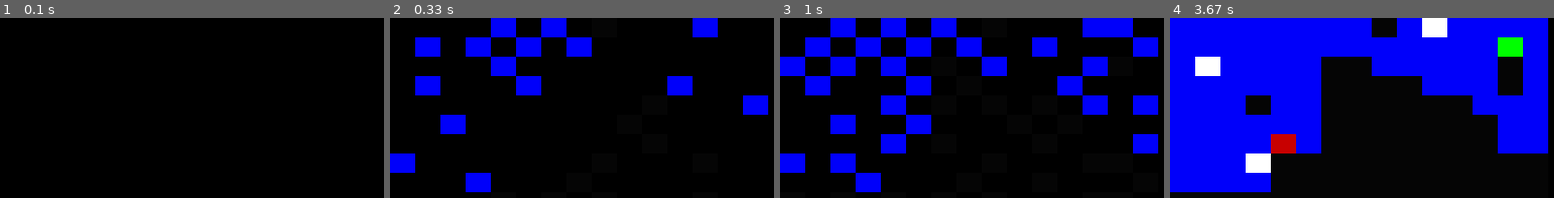
Above: before the commit, frames 1-4 (left to right).
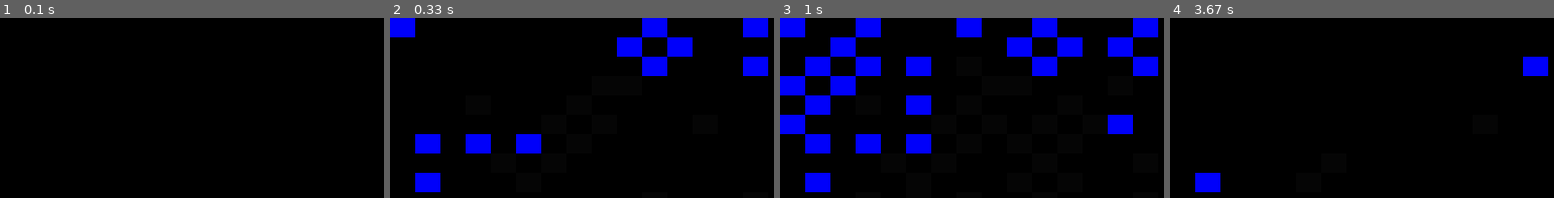
Above: after the commit, the same moments.

Repository: Anthony-185/P3-KOZAK-ANTOINE
Game: pygame game, started from real_macgyver_pygame.py
The game is run twice, just before and just after one commit, with the same random seed, the same clock (stepped at 60 frames per second) and the same inputs.
Inputs:
- Up to frame 1 (0.1 s): no input
- Up to frame 2 (0.33 s): no input
- Up to frame 3 (1 s): no input
- Up to frame 4 (3.67 s): hold Up from 3.4 s (still down)

Frame 1 is identical in both runs. In frame 2, 18% of the frame differs, in the area x 0-99%, y 0-97%; in frame 3, 37%; in frame 4, 57%.

Commit message:
pygame works a little !

Diff:
--- a/real_macgyver_pygame.py
+++ b/real_macgyver_pygame.py
@@ -97,40 +97,60 @@
 
         self.grid = Grid()# .init_Path()
         self.gameObjects = []
+        for name, pos in self.grid.dict_obj_pos.items():
+            self.gameObjects.append(Object(name, pos))
         for i in self.grid.all:
             if i in self.grid.path: name = 'path '
             else: name = 'wall '
             self.gameObjects.append(Object(name+str(i), i))
-        for name, pos in self.grid.dict_obj_pos.items():
-            self.gameObjects.append(Object(name, pos))
         for i in self.gameObjects:
             print(i.name)
             time.sleep(0.001)
 
     def handleEvents(self):
-        for event in pygame.event.get():
+        List_event = pygame.event.get()
+        for event in List_event:
             if event.type == QUIT: pygame.quit()
+        return List_event
+
+    def key_pressed(self, old = [[]]):
         pressed_keys = pygame.key.get_pressed()
-        if   pressed_keys[K_LEFT]:  self.move('left')
-        elif pressed_keys[K_RIGHT]: self.move('right')
-        elif pressed_keys[K_UP]:    self.move('up')
-        elif pressed_keys[K_DOWN]:  self.move('down')
+        if not old[0] == pressed_keys:
+            if   pressed_keys[K_LEFT]:  self.move('left')
+            elif pressed_keys[K_RIGHT]: self.move('right')
+            elif pressed_keys[K_UP]:    self.move('up')
+            elif pressed_keys[K_DOWN]:  self.move('down')
+        old.pop() ; old.append(pressed_keys)
+        return pressed_keys
 
     def move(self, direction):
         ''' call the Hero class '''
+        if   direction=='left': x, y = -1, 0
+        elif direction=='right': x, y = 1, 0
+        elif direction=='up': x, y = 0, -1
+        elif direction=='down': x, y = 0, +1
+        self.gameObjects[0].x += x
+        self.gameObjects[0].y += y
+        X, Y = self.gameObjects[0].x, self.gameObjects[0].y
+        self.gameObjects[0].pos = X * DX, Y * DY, DX, DY
+
+    def update_screen(self):
+        self.screen.fill(black)
+        for gameObj in self.gameObjects[::-1]:
+            gameObj.update()
+            gameObj.draw(self.screen)
+            pygame.display.flip()
 
     def run(self):
-        old_event = False
+        old_key = new_key = self.key_pressed()
+        self.update_screen()
         while True:
-            new_event = self.handleEvents()
-            if new_event != old_event:
-                self.screen.fill(black)
-                for gameObj in self.gameObjects:
-                    gameObj.update()
-                    gameObj.draw(self.screen)
-                    pygame.display.flip()
+            new_key = self.key_pressed()
+            self.handleEvents()
+            if any(new_key) and not any(old_key):
+                self.update_screen()
             self.clock.tick(60)
-            old_event = new_event
+            old_key = new_key
 
 if __name__ == '__main__':
     game().run()
